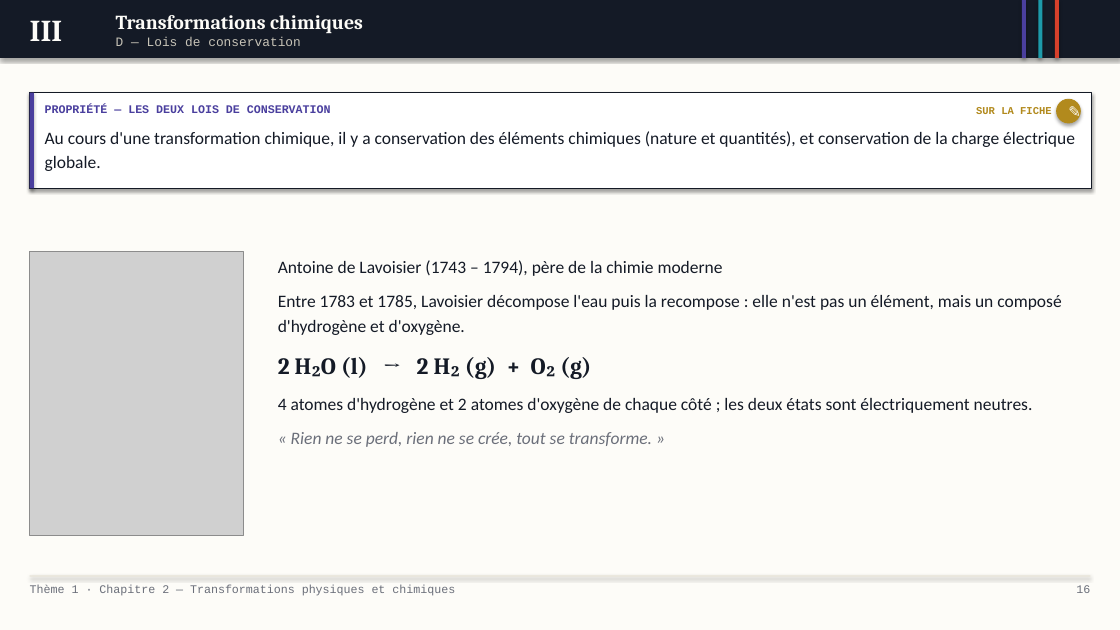
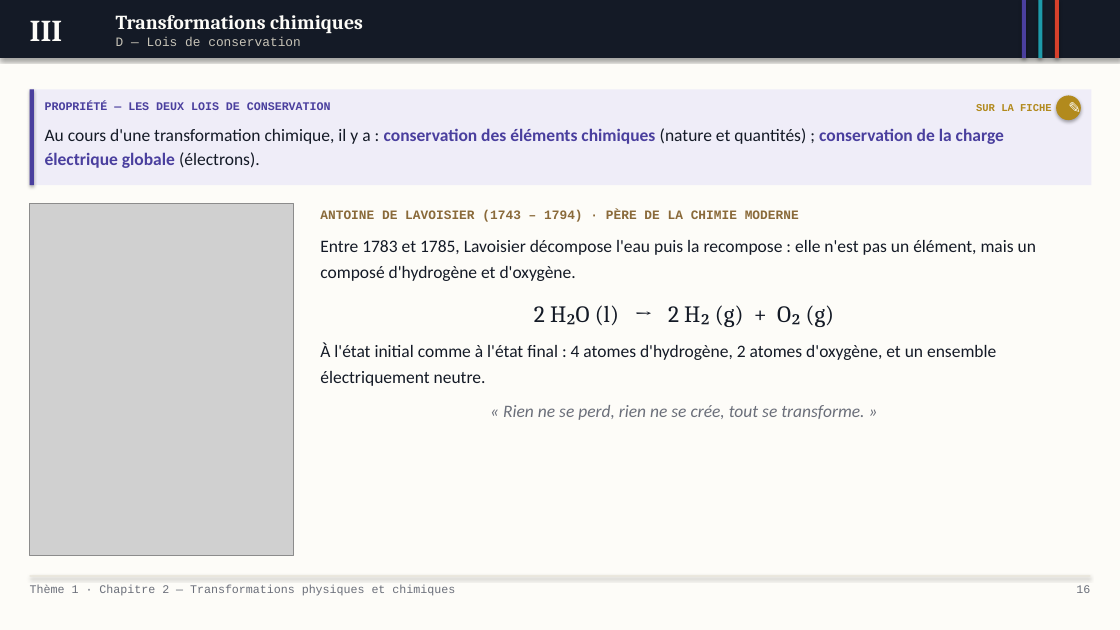
Before and after one commit to MVanHoorde/Site-Web-Portfolio, a slide deck: slide 16 of assets/pptx/pc/diaporama-2nde-t1c2.pptx. Drawn at 1120x630 pixels with LibreOffice and Linux fonts; fonts in the diff are those of the drawing; grey boxes stand for pictures. Boxes give left, top, right and bottom in pixels: in the first picture for what was removed or moved away, otherwise in the second. Text is boxed around its words. In the diff, an @@ line names an element or a change of style, - is before the commit and + after.

```diff
--- a/assets/pptx/pc/diaporama-2nde-t1c2.pptx
+++ b/assets/pptx/pc/diaporama-2nde-t1c2.pptx
@@ rectangle at (x1=29, y1=89, x2=1091, y2=185): fill #FFFFFF to #EFEDF8; outline #141A26 0.75 pt to none; shadow off @@
@@ text "PROPRIÉTÉ — LES DEUX LOIS ..." moved from (x1=45, y1=105, x2=331, y2=113) to (x1=45, y1=101, x2=331, y2=110) @@
@@ ellipse "✎" moved from (x1=1057, y1=99, x2=1081, y2=123) to (x1=1057, y1=96, x2=1081, y2=119) @@
@@ text at (x1=45, y1=128, x2=1004, y2=168): text changed @@
-Au cours d'une transformation chimique, il y a conservation des éléments chimiques (nature et quantités), et conservation de la charge électrique globale.
+Au cours d'une transformation chimique, il y a : conservation des éléments chimiques (nature et quantités) ; conservation de la charge électrique globale (électrons).
@@ picture resized from (x1=29, y1=251, x2=243, y2=536) to (x1=29, y1=203, x2=293, y2=555) @@
@@ text "ANTOINE DE LAVOISIER (1743 – ..." moved from (x1=278, y1=260, x2=1061, y2=447) to (x1=320, y1=210, x2=1036, y2=420) @@
@@ text at (x1=320, y1=210, x2=799, y2=222): text changed; size 15 to 11 pt; font Calibri to Courier New; text colour #141A26 to #8A6A3A; bold on @@
-Antoine de Lavoisier (1743 – 1794), père de la chimie moderne
+ANTOINE DE LAVOISIER (1743 – 1794) · PÈRE DE LA CHIMIE MODERNE
@@ text at (x1=503, y1=305, x2=864, y2=420): bold off in "2 H₂O (l) → 2 H₂ (g) ..."; alignment left to centre; more space between paragraphs @@
@@ text at (x1=320, y1=343, x2=996, y2=386): text changed @@
-4 atomes d'hydrogène et 2 atomes d'oxygène de chaque côté ; les deux états sont électriquement neutres.
+À l'état initial comme à l'état final : 4 atomes d'hydrogène, 2 atomes d'oxygène, et un ensemble électriquement neutre.
```
Also in this commit, not shown: 15 other slides changed, 13 other files.
